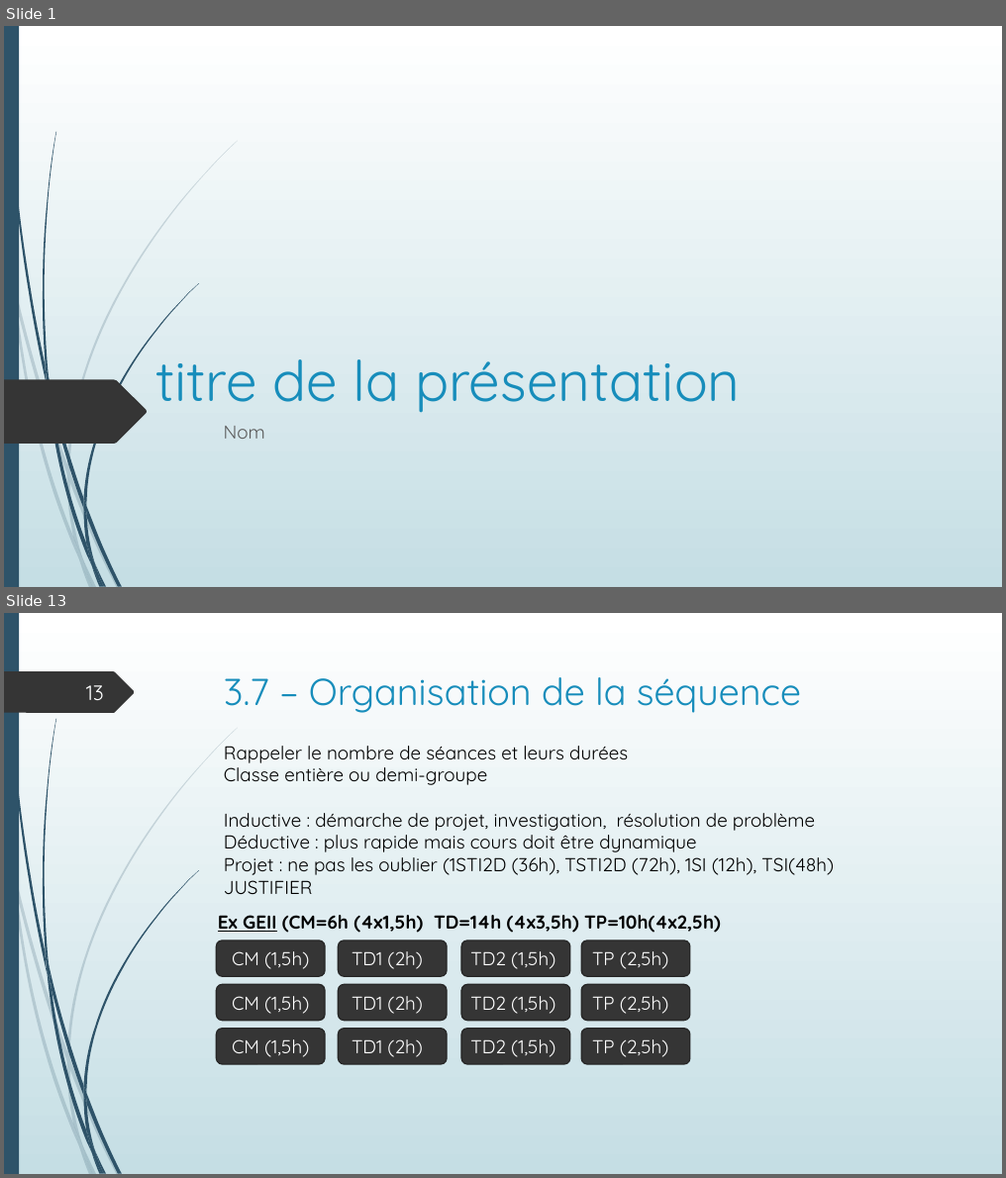
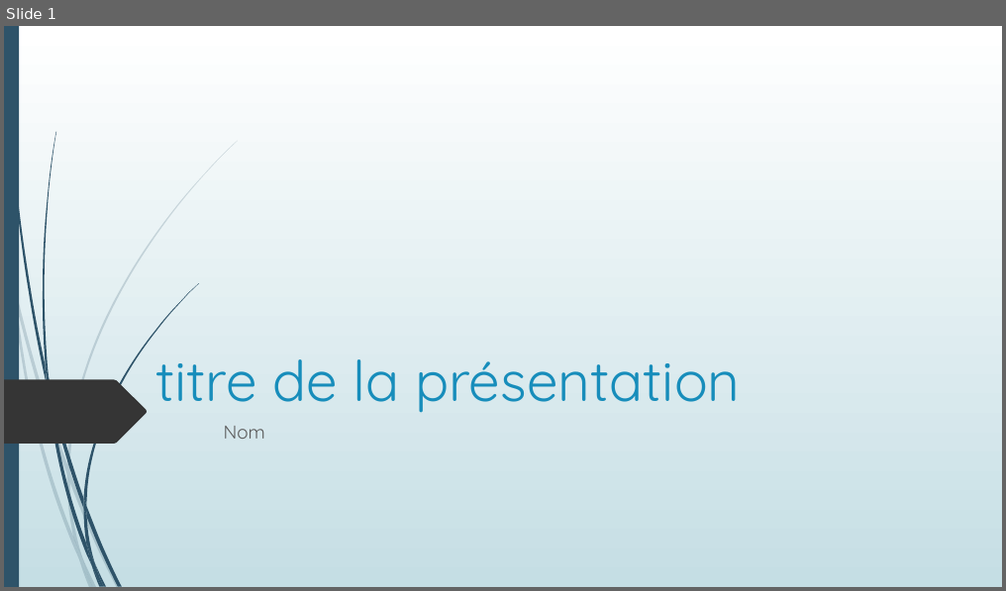
Before and after one commit to SdeuxiModeles/Modeles, a slide deck: N1.pptx. Shown one above the other, each under a label of ours: slides 1 and 13 before the commit, slide 1 after it; the slides between them are not shown. The pictures are 1006x1178 and 1006x591 pixels, drawn with LibreOffice and Linux fonts; fonts in the diff are those of the drawing. Boxes give left, top, right and bottom in pixels: in the first picture for what was removed or moved away, otherwise in the second. Text is boxed around its words. In the diff, an @@ line names an element or a change of style, - is before the commit and + after.

```diff
--- a/N1.pptx
+++ b/N1.pptx
@@ slide 13 removed at (4, 613, 1002, 1174), background gradient #FFFFFF to #C5DEE5; not listed: 23 template elements that a slide beside it also shows @@
@@ freeform shape removed at (4, 671, 135, 713) @@
@@ page number removed at (86, 685, 104, 700) @@
-13
@@ title removed at (224, 677, 801, 713) @@
-3.7 – Organisation de la séquence
@@ text removed at (224, 746, 834, 894) @@
-Rappeler le nombre de séances et leurs durées
-Classe entière ou demi-groupe
-Inductive : démarche de projet, investigation, résolution de problème
-Déductive : plus rapide mais cours doit être dynamique
-Projet : ne pas les oublier (1STI2D (36h), TSTI2D (72h), 1SI (12h), TSI(48h)
-JUSTIFIER
@@ text removed at (218, 915, 721, 933) @@
-Ex GEII (CM=6h (4x1,5h) TD=14h (4x3,5h) TP=10h(4x2,5h)
@@ rounded rectangle removed at (217, 941, 325, 977) @@
-CM (1,5h)
@@ rounded rectangle removed at (338, 941, 447, 977) @@
-TD1 (2h)
@@ rounded rectangle removed at (461, 941, 570, 977) @@
-TD2 (1,5h)
@@ rounded rectangle removed at (581, 941, 690, 977) @@
-TP (2,5h)
@@ rounded rectangle removed at (217, 984, 325, 1020) @@
-CM (1,5h)
@@ rounded rectangle removed at (338, 984, 447, 1020) @@
-TD1 (2h)
@@ rounded rectangle removed at (461, 984, 570, 1020) @@
-TD2 (1,5h)
@@ rounded rectangle removed at (581, 984, 690, 1020) @@
-TP (2,5h)
@@ rounded rectangle removed at (217, 1029, 325, 1064) @@
-CM (1,5h)
@@ rounded rectangle removed at (338, 1029, 447, 1064) @@
-TD1 (2h)
@@ rounded rectangle removed at (461, 1029, 570, 1064) @@
-TD2 (1,5h)
@@ rounded rectangle removed at (581, 1029, 690, 1064) @@
-TP (2,5h)
```
Also in this commit, not shown: 1 slide changed, 7 slides added, 23 other slides removed.
